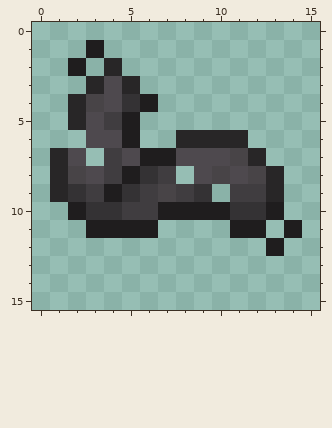
Edited in one commit: pixel-art file (3d_models/item/sprite_item/trinkets/withered_bandage.ase). The first picture shows the starting point.
16x16 pixels, 1 frame. Colours within 5 levels of each other are drawn and written as one.
Once edited:
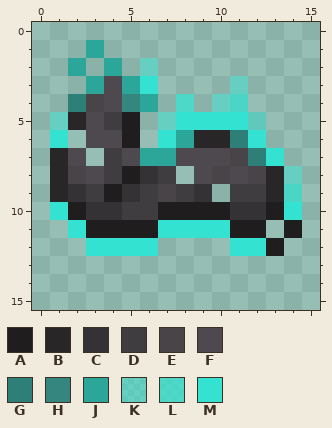
Palette (. is transparent): A #1f1d1e  B #282627  C #343234  D #403d40  E #484447  F #4e494e  G #2d7f77  H #34867e  J #2da69a  K #33e2d079  L #33e2d0b9  M #33e2d0
Difference:
{"change": "layer \"Layer 1\" added"}
{"change": "layer \"Layer 2\" added"}
{"where": "layers \"Layer 2\", \"Layer 1\""}
{"y":1,"x":3,"old":"A","new":"J"}
{"y":2,"x":2,"old":"A","new":"J"}
{"y":2,"x":4,"old":"B","new":"J"}
{"y":2,"x":6,"old":".","new":"K"}
{"y":3,"x":3,"old":"B","new":"J"}
{"y":3,"x":5,"old":"B.","new":"JM"}
{"y":3,"x":11,"old":".","new":"K"}
{"y":4,"x":2,"old":"B","new":"G"}
{"y":4,"x":5,"old":"CA","new":"HJ"}
{"y":4,"x":8,"old":".","new":"L"}
{"y":4,"x":10,"old":"..","new":"KL"}
{"y":5,"x":1,"old":".","new":"K"}
{"y":5,"x":7,"old":"......","new":"KMMMMK"}
{"y":6,"x":1,"old":".","new":"M"}
{"y":6,"x":7,"old":".B","new":"MJ"}
{"y":6,"x":11,"old":"B.","new":"GM"}
{"y":7,"x":6,"old":"AA","new":"JJ"}
{"y":7,"x":12,"old":"B.","new":"GM"}
{"y":8,"x":14,"old":".","new":"K"}
{"y":9,"x":14,"old":".","new":"L"}
{"y":10,"x":1,"old":".","new":"M"}
{"y":10,"x":14,"old":".","new":"M"}
{"y":11,"x":2,"old":".","new":"M"}
{"y":11,"x":7,"old":"....","new":"MMMM"}
{"y":12,"x":3,"old":"....","new":"MMMM"}
{"y":12,"x":11,"old":"..","new":"MM"}
{"label":"changed","picture_box":[50,40,302,256]}
